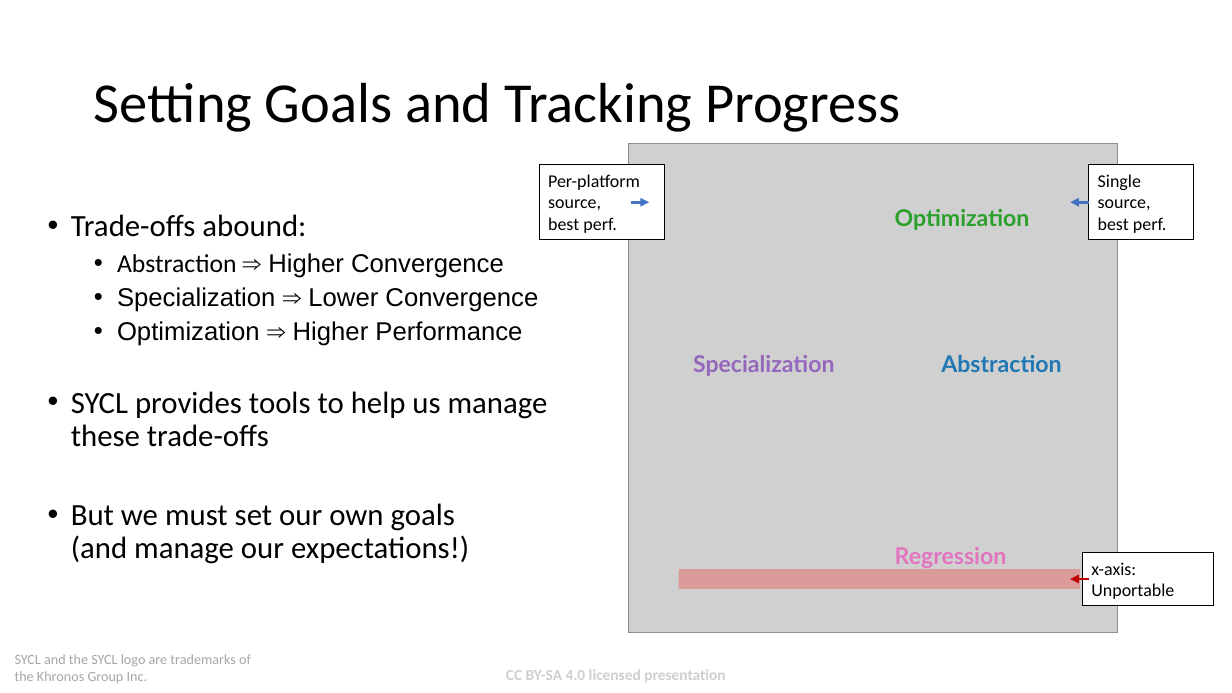
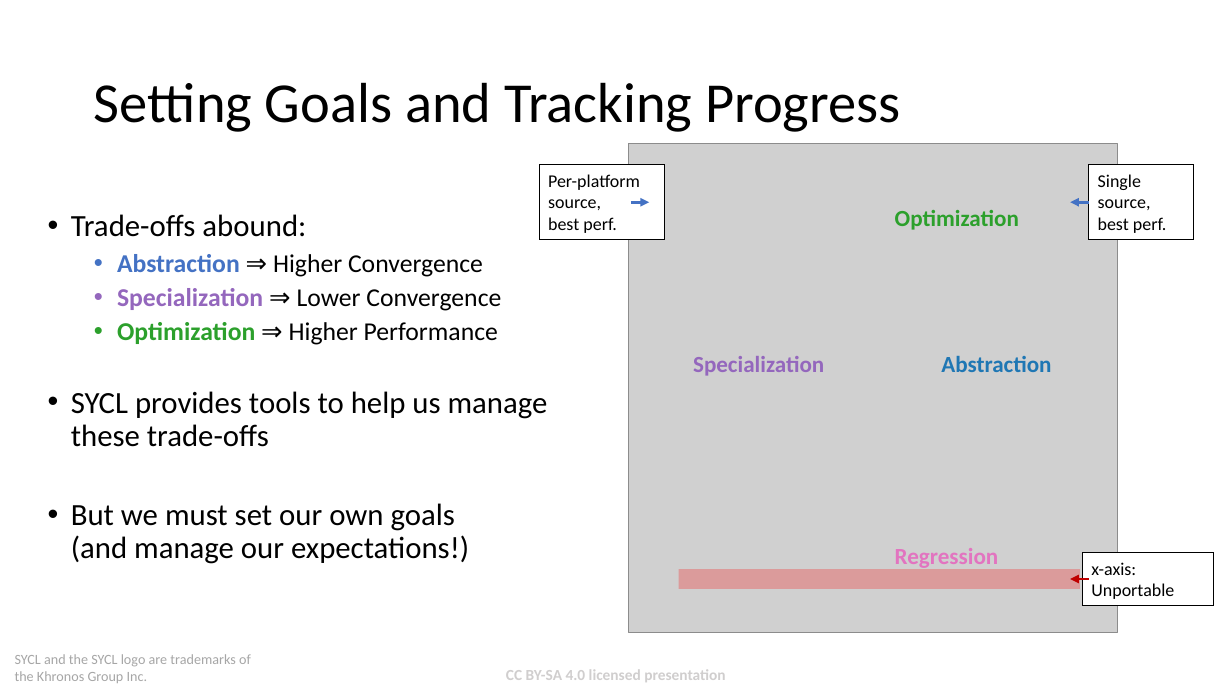
Before and after one commit to codeplaysoftware/syclacademy, a slide deck: slide 4 of Lesson_Materials/Lecture_18B_Think_Performance_Portable/Lecture_18B_Think_Performance_Portable.pptx. Drawn at 1232x693 pixels with LibreOffice and Linux fonts; fonts in the diff are those of the drawing; grey boxes stand for pictures; background and template pictures are left out. Boxes give left, top, right and bottom in pixels: in the first picture for what was removed or moved away, otherwise in the second. Text is boxed around its words. In the diff, an @@ line names an element or a change of style, - is before the commit and + after.

```diff
--- a/Lesson_Materials/Lecture_18B_Think_Performance_Portable/Lecture_18B_Think_Performance_Portable.pptx
+++ b/Lesson_Materials/Lecture_18B_Think_Performance_Portable/Lecture_18B_Think_Performance_Portable.pptx
@@ text at [117,254,501,345]: font Arial to Calibri in "⇒ Higher Convergence", "Specialization ⇒ Lower Convergence", "Optimization ⇒ Higher Performance"; text colour #000000 to #4472C4 in "Abstraction"; bold on in "Abstraction", "Specialization", "Optimization"; text colour #000000 to #9467BD in "Specialization"; text colour #000000 to #2CA02C in "Optimization" @@
@@ font Lato to Calibri in 4 elements at [895,210,1019,230], [941,356,1051,372], [693,356,824,376], [895,548,999,570] @@
```
Also in this commit, not shown: 10 other slides changed, 1 other file.
